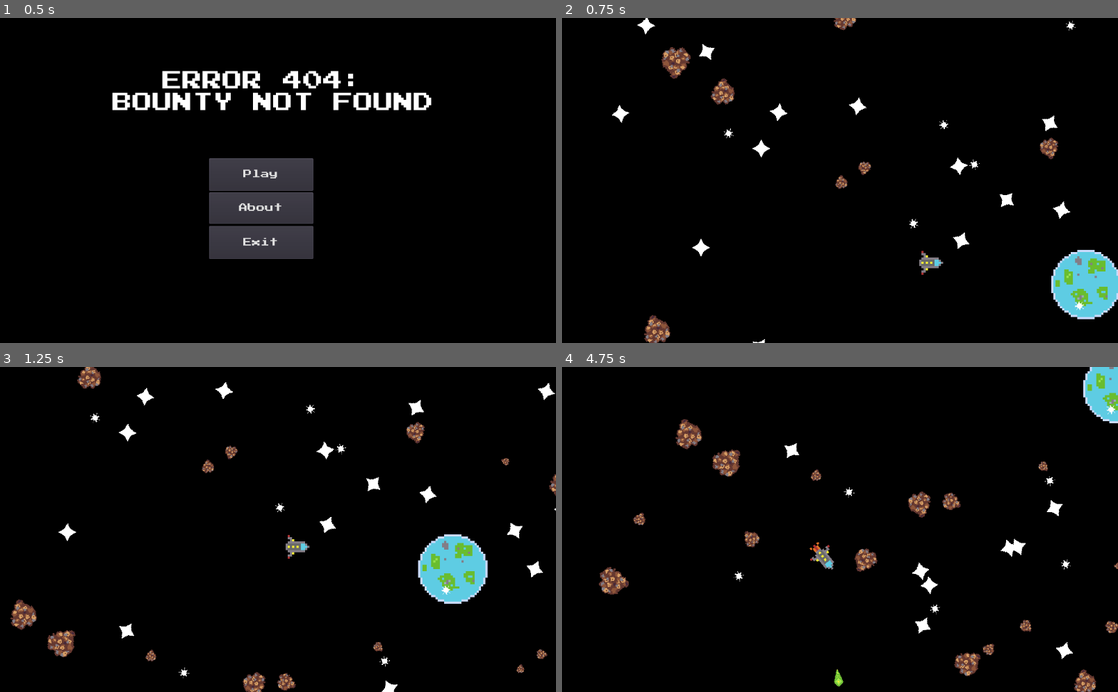
Above: before the commit, frames 1-4 (two rows, left to right).
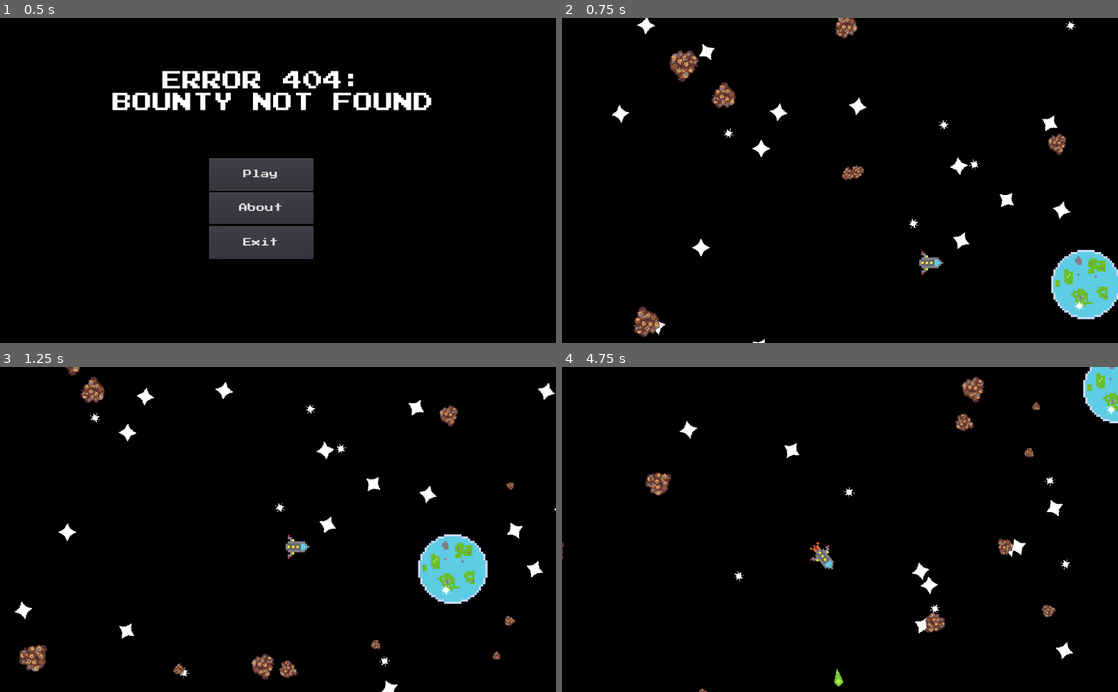
Above: after the commit, the same moments.

Repository: TechRunner2/404-Bounty-Not-Found
Game: Godot game, scene res://Scenes/Main Menu.tscn
Same seed, same stepped clock (60 frames per second), same inputs: the game is played once before the commit and once after it.
Inputs:
- Up to frame 1 (0.5 s): no input
- Up to frame 2 (0.75 s): click "Play" at 0.5 s
- Up to frame 3 (1.25 s): no input
- Up to frame 4 (4.75 s): hold D (player_right) 1.28-2.03 s; hold Space (primary_fire) 1.28-2.03 s; hold A (player_left) 2.03-2.78 s; tap Space (primary_fire) at 2.1, 3.6 s; hold D (player_right) 2.78-3.53 s; hold Space (primary_fire) 2.78-3.53 s; hold W (player_up) 3.53-4.28 s; hold A (player_left) from 4.28 s (still down); hold Space (primary_fire) from 4.28 s (still down)

Frame 1 is identical in both runs. In frame 2, 1.8% of the frame differs, in the area x 12-91%, y 0-100%; in frame 3, 2.8%; in frame 4, 3.4%, in the area x 0-100%, y 2-100%.

Commit message:
Added Variables and Movement
Added Max Speed, Damage done to objects it collides with, damage, and a direction vector. It randomly gets assigned a value between -1 and 1 and multiplies it my the max speed

Diff:
--- a/Assets/Scripts/Asteroid.gd
+++ b/Assets/Scripts/Asteroid.gd
@@ -1,6 +1,9 @@
 extends KinematicBody2D
 
 export var health = 5
+export var max_speed = 2
+export var damage = 2
+var direction = Vector2()
 
 func take_damage(amount):
 	health -= amount
@@ -8,7 +11,16 @@
 		queue_free()
 
 func _ready():
+	direction.x = rand_range(-1, 1) * max_speed
+	direction.y = rand_range(-1, 1) * max_speed
 	pass # Replace with function body.
 
+func _process(delta):
+	pass
+
 func _physics_process(delta):
+	var collision = move_and_collide(direction)
+	if collision:
+		if collision.collider.has_method("take_damage"):
+			collision.collider.take_damage(damage)
 	pass
